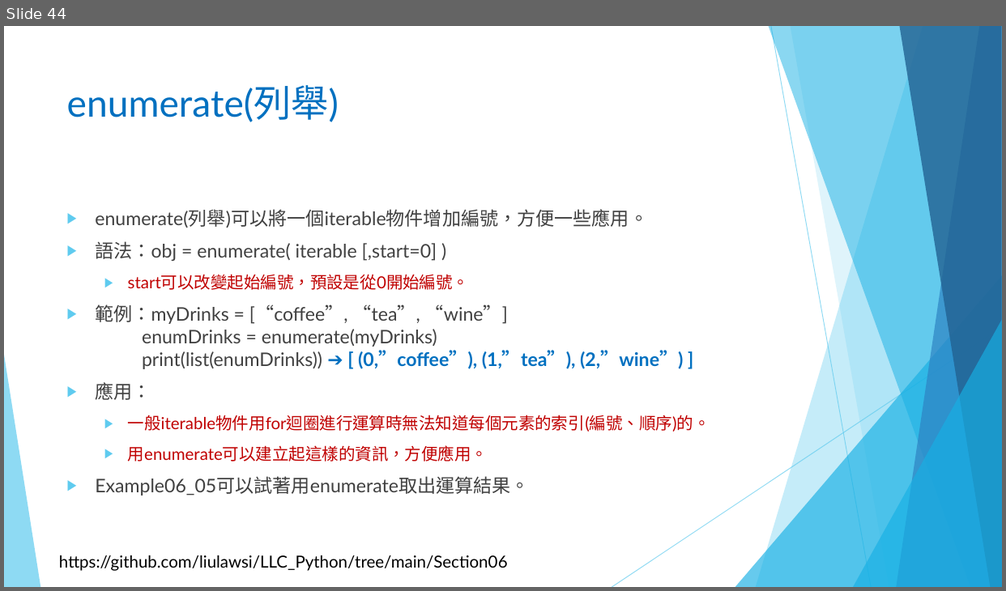
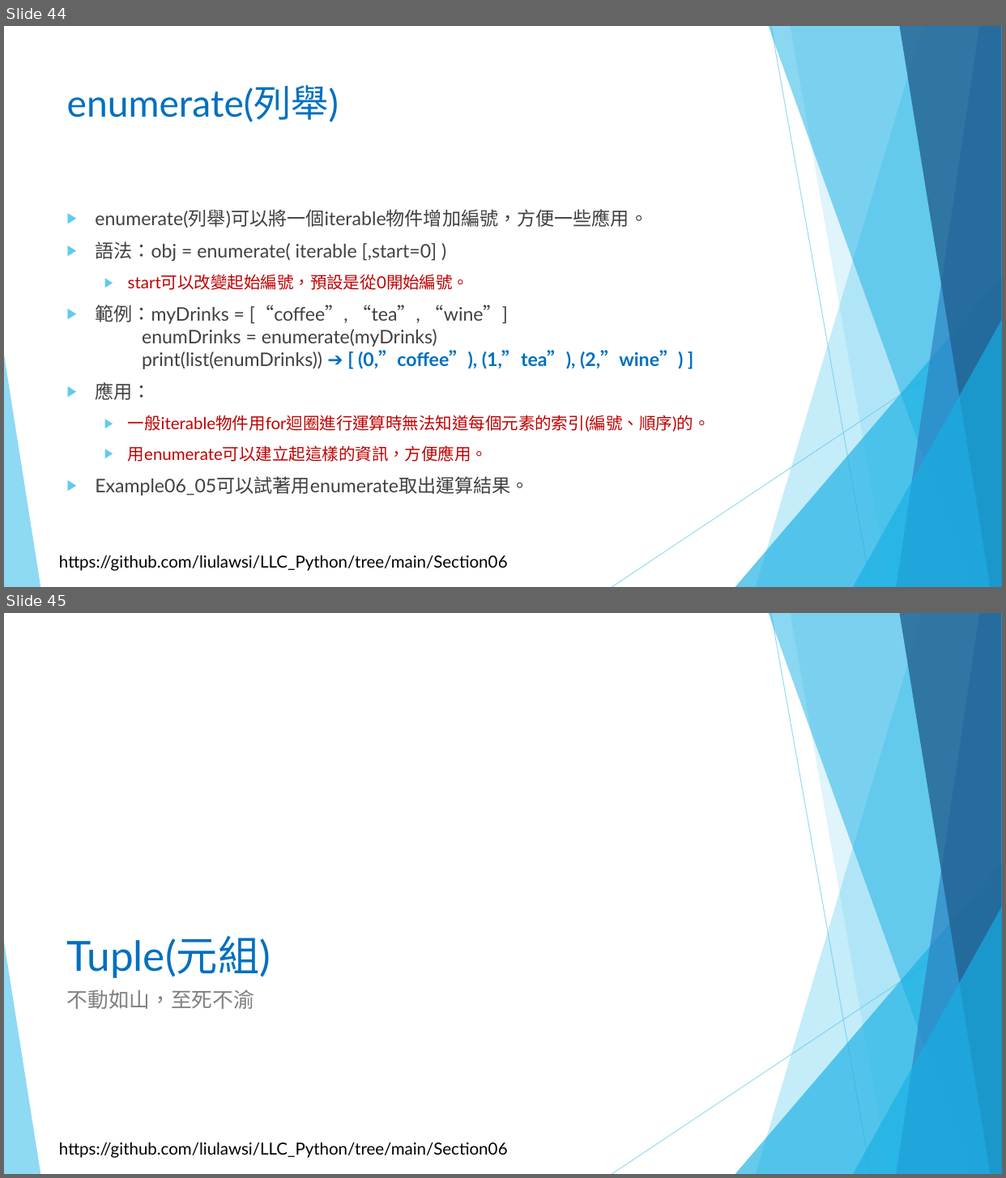
Before and after one commit to liulawsi/My_PPTs, a slide deck: LCC/Python/06_串列(List)一定要認識.pptx. Shown one above the other, each under a label of ours: slide 44 before the commit, slides 44 and 45 after it. The pictures are 1006x591 and 1006x1178 pixels, drawn with LibreOffice and Linux fonts; fonts in the diff are those of the drawing; background and template pictures are left out. Boxes give left, top, right and bottom in pixels: in the first picture for what was removed or moved away, otherwise in the second. Text is boxed around its words. In the diff, an @@ line names an element or a change of style, - is before the commit and + after.

```diff
--- a/LCC/Python/06_串列(List)一定要認識.pptx
+++ b/LCC/Python/06_串列(List)一定要認識.pptx
@@ slide 45 added at [4, 613, 1002, 1174], background #FFFFFF; not listed: 11 template elements that a slide beside it also shows @@
@@ title added at [67, 936, 270, 978], 40 pt, text #0070C0 @@
+Tuple(元組)
@@ text added at [67, 990, 254, 1009], 20 pt, text #808080 @@
+不動如山，至死不渝
```
Also in this commit, not shown: 2 slides changed, 2 other slides added, 1 other file.
